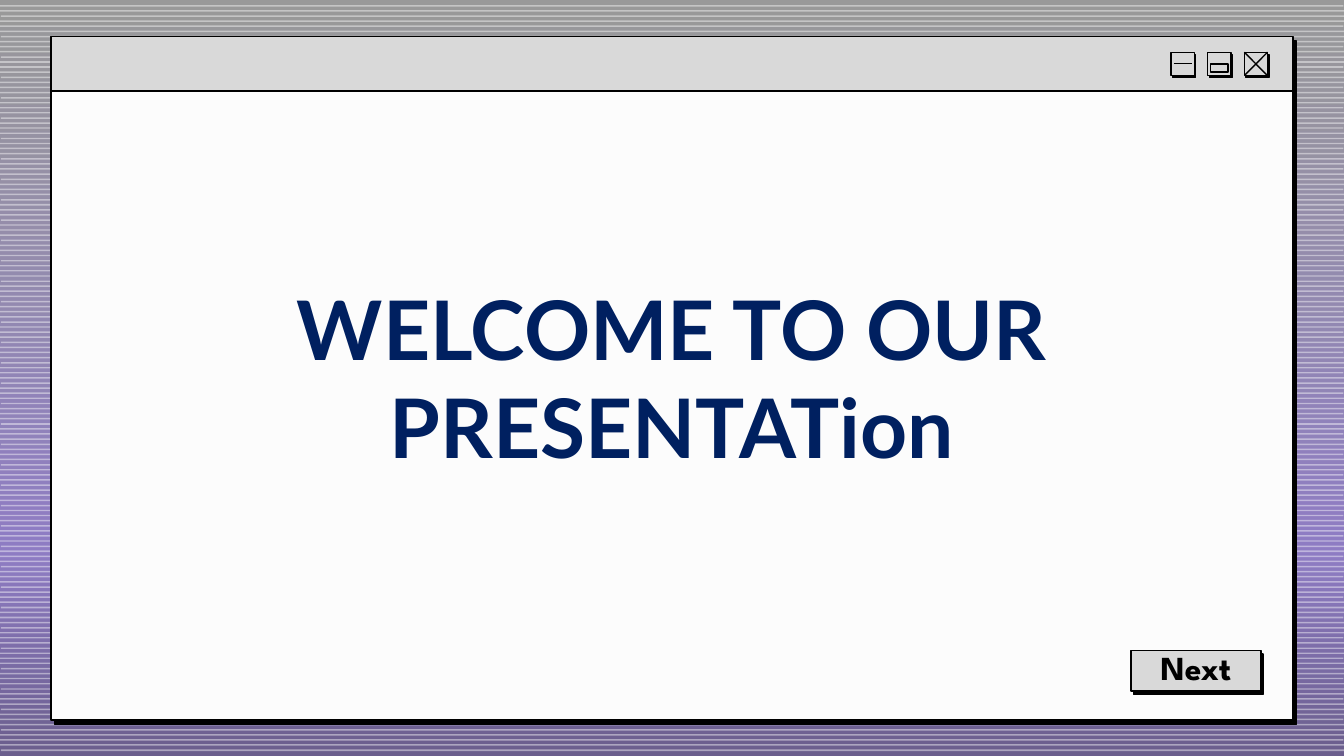
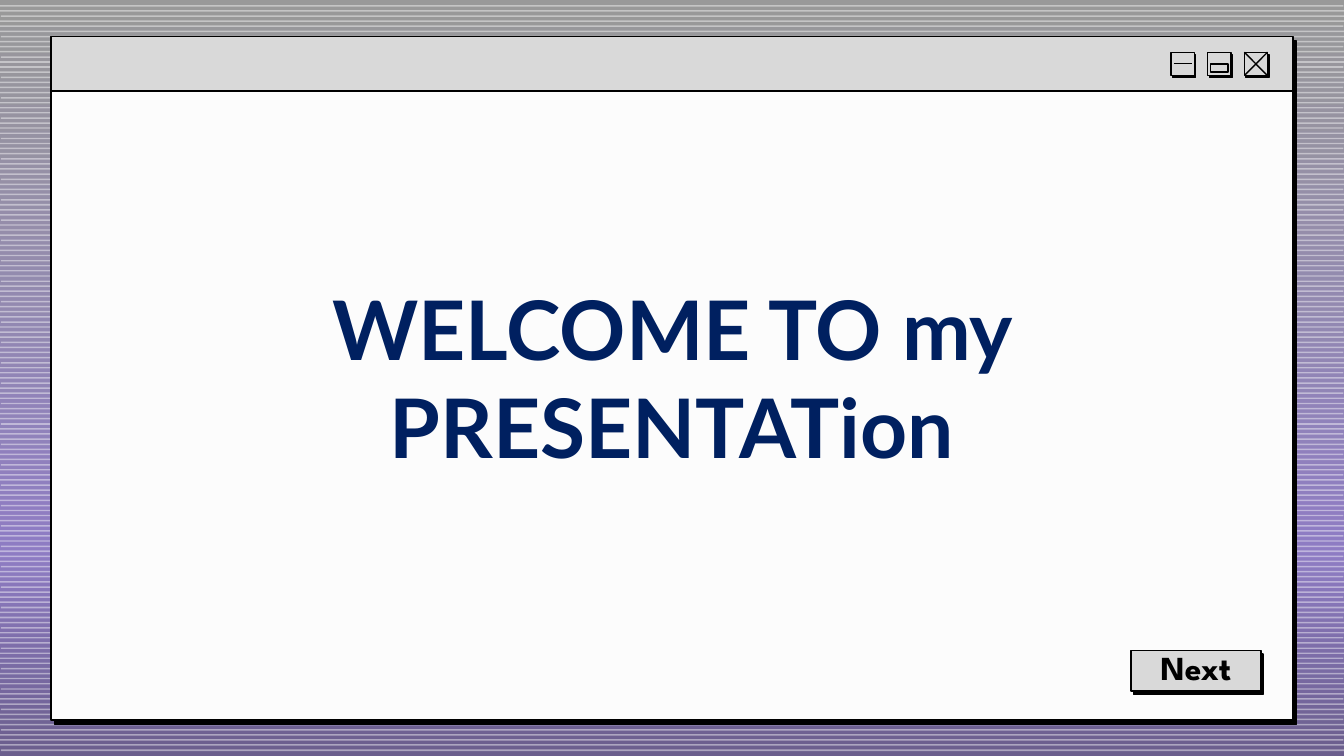
Before and after one commit to MdRehanAli/Dictation-Software-Virtual-Assistant, a slide deck: slide 1 of Assets/Assistant.pptx. Drawn at 1344x756 pixels with LibreOffice and Linux fonts; fonts in the diff are those of the drawing. Boxes give left, top, right and bottom in pixels: in the first picture for what was removed or moved away, otherwise in the second. Text is boxed around its words. In the diff, an @@ line names an element or a change of style, - is before the commit and + after.

```diff
--- a/Assets/Assistant.pptx
+++ b/Assets/Assistant.pptx
@@ text at [332,300,1013,459]: text changed @@
-WELCOME TO OUR PRESENTATion
+WELCOME TO my PRESENTATion
```
Also in this commit, not shown: 1 other file.
